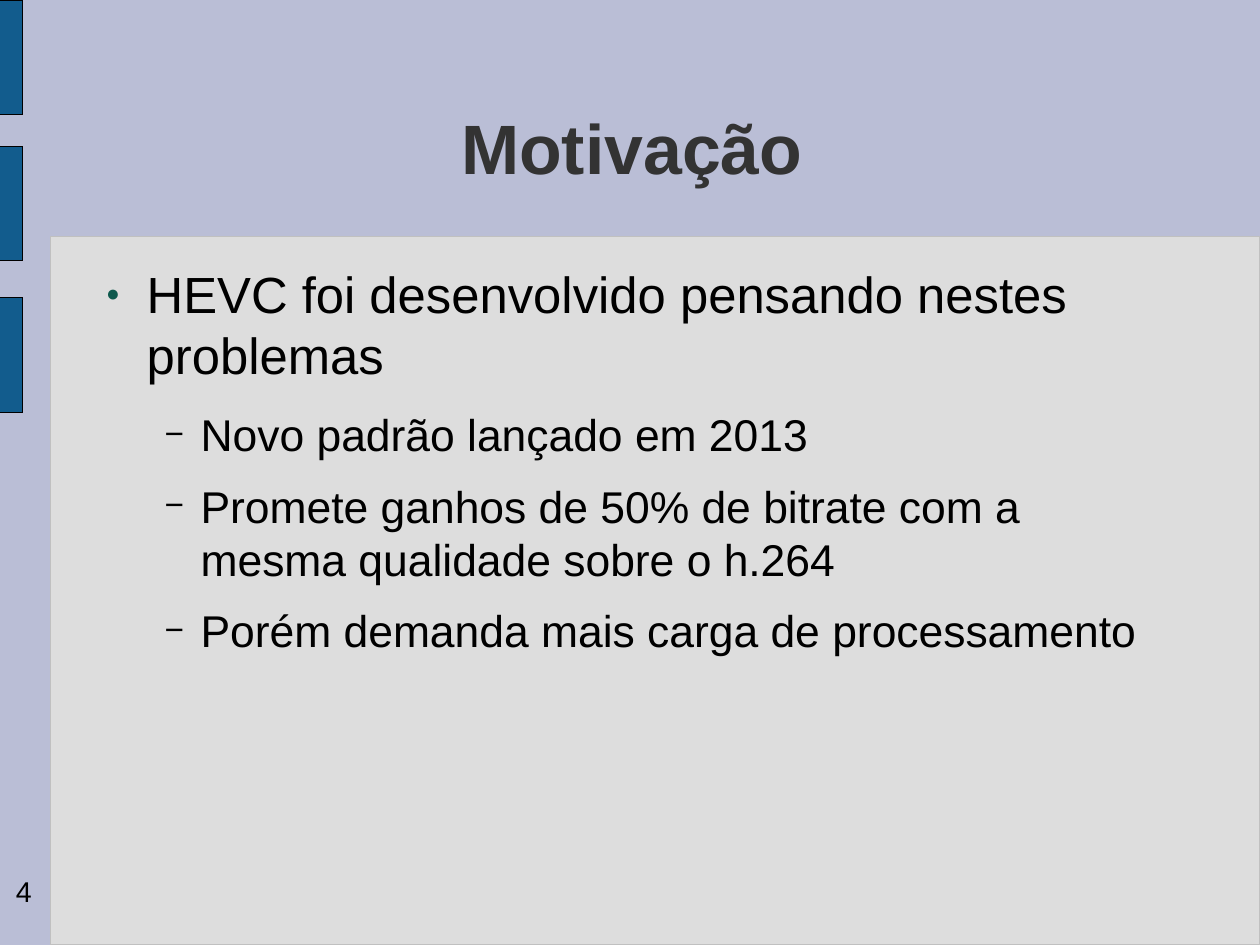
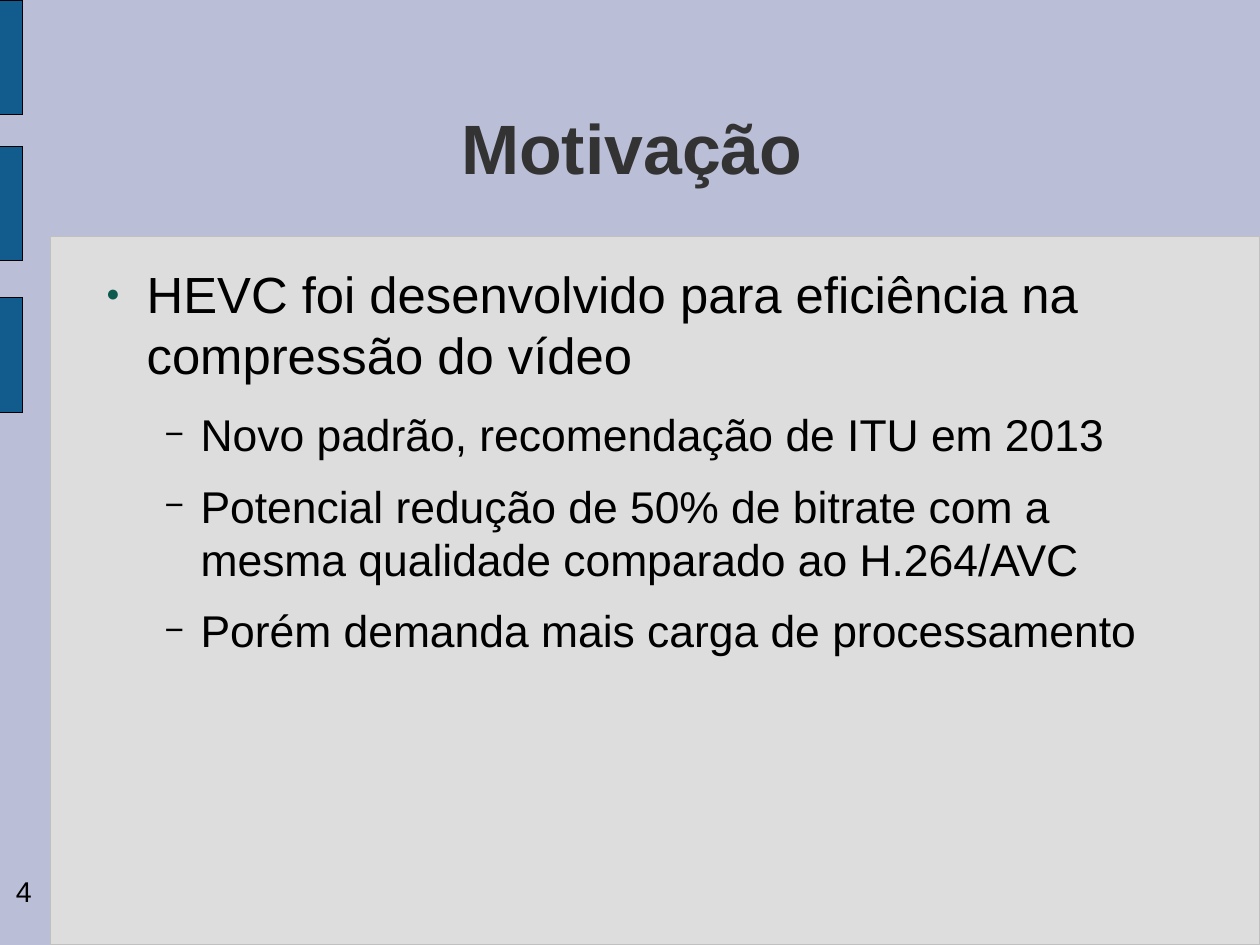
Before and after one commit to gabrieldiego/tg, a slide deck: slide 4 of artigo/apresentacao-tg2.odp. Drawn at 1260x945 pixels with LibreOffice and Linux fonts; fonts in the diff are those of the drawing; background and template pictures are left out. Boxes give left, top, right and bottom in pixels: in the first picture for what was removed or moved away, otherwise in the second. Text is boxed around its words. In the diff, an @@ line names an element or a change of style, - is before the commit and + after.

```diff
--- a/artigo/apresentacao-tg2.odp
+++ b/artigo/apresentacao-tg2.odp
@@ text at bbox=[147, 276, 1104, 585]: text changed @@
-● HEVC foi desenvolvido pensando nestes problemas
-  − Novo padrão lançado em 2013
-  − Promete ganhos de 50% de bitrate com a mesma qualidade sobre o h.264
+● HEVC foi desenvolvido para eficiência na compressão do vídeo
+  − Novo padrão, recomendação de ITU em 2013
+  − Potencial redução de 50% de bitrate com a mesma qualidade comparado ao H.264/AVC
```
Also in this commit, not shown: 13 other slides changed, 3 slides added, 1 other file.
